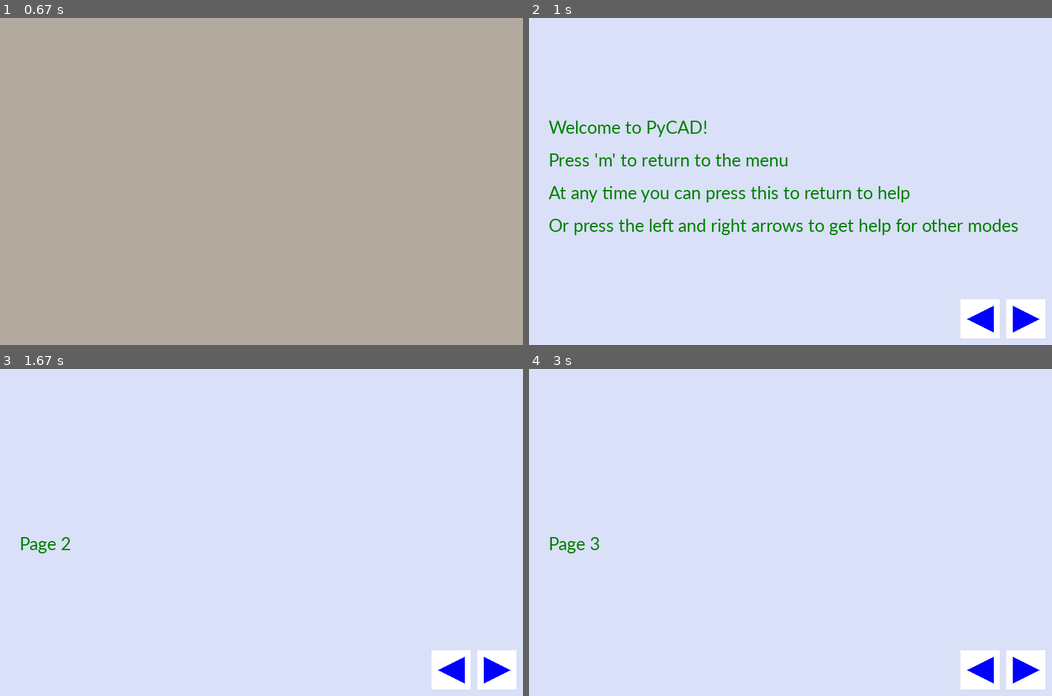
Above: before the commit, frames 1-4 (two rows, left to right).
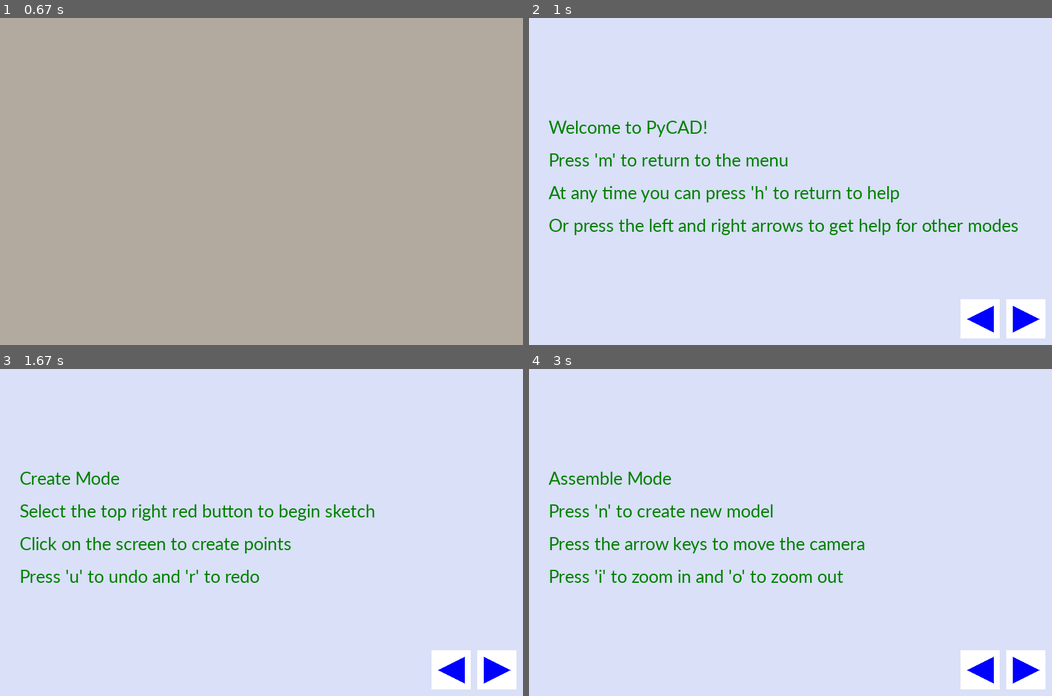
Above: after the commit, the same moments.

Repository: Jlu22/15-112-Term-Project
Game: pygame game, started from __init__.py
Two runs of this game, one before a commit and one after it. Both use one fixed random seed, a clock stepped at 60 frames per second and the inputs below.
Inputs (mouse positions are in pixels of both pictures, inside the frame that each line leads up to):
- Up to frame 1 (0.67 s): press the mouse at (355, 220) at 0.37 s; move the mouse to (334, 237) at 0.47 s; release the mouse at (313, 253) at 0.6 s
- Up to frame 2 (1 s): hold H from 0.67 s (still down); move the mouse to (628, 132) at 0.7 s
- Up to frame 3 (1.67 s): release H at 1.13 s; click (496, 669) at 1.22 s
- Up to frame 4 (3 s): hold Right 1.67-2.13 s; hold Right 2.17-2.63 s; hold Left from 2.67 s (still down)

Frame 1 is identical in both runs. In frame 2, 0.6% of the frame differs, in the area x 42-73%, y 51-57%; in frame 3, 2.6%, in the area x 3-72%, y 31-66%; in frame 4, 2.4%.

Commit message:
minor edits to menus

Diff:
--- a/AssemScreen.py
+++ b/AssemScreen.py
@@ -3,6 +3,7 @@
 
 def assemInit(self):
     self.assemList = []
+    self.assemUndo = []
 
 def assemMousePressed(self, x, y):
     pass
@@ -15,6 +16,10 @@
         self.mode = "menu"
     if keyCode == pygame.K_h:
         self.mode = "help"
+    if keyCode == pygame.K_u and len(self.assemList) > 0:
+        self.assemUndo.append(self.assemList.pop())
+    if keyCode == pygame.K_r and len(self.assemUndo) > 0:
+        self.assemList.append(self.assemUndo.pop())
 
 def assemTimerFired(self, dt):
     for model in self.assemList:
--- a/HelpScreen.py
+++ b/HelpScreen.py
@@ -20,11 +20,19 @@
 
 def helpRedrawAll(self, screen):
     self.bgColor = (217, 224, 247)
+    font = pygame.font.SysFont("calibri", 30)
 
-    page1Text1 = "Welcome to PyCAD!"
-    page1Text2 = "Press 'm' to return to the menu"
-    page1Text3 = "At any time you can press this to return to help"
-    page1Text4 ="Or press the left and right arrows to get help for other modes"
+    if self.helpScreen == 1:
+        helpPage1(self, screen, font)
+    elif self.helpScreen == 2:
+        helpPage2(self, screen, font)
+    elif self.helpScreen == 3:
+        helpPage3(self, screen, font)
+    elif self.helpScreen == 4:
+        helpPage4(self, screen, font)
+    else:
+        text = font.render("Too far!!", True, (0, 128, 0))
+        screen.blit(text, (30, 250))
 
     pygame.draw.rect(screen, (255, 255, 255), (730,430,60,60))
     pygame.draw.rect(screen, (255, 255, 255), (660,430,60,60))
@@ -32,27 +40,53 @@
                         (740,480)])
     pygame.draw.polygon(screen, (0, 0, 255), [(670, 460),(710,440),
                         (710,480)])
-    font = pygame.font.SysFont("calibri", 30)
-    if self.helpScreen == 1:
-        textP11 = font.render(page1Text1, True, (0, 128, 0))
-        textP12 = font.render(page1Text2, True, (0, 128, 0))
-        textP13 = font.render(page1Text3, True, (0, 128, 0))
-        textP14 = font.render(page1Text4, True, (0, 128, 0))
-        screen.blit(textP11, (30, 150))
-        screen.blit(textP12, (30, 200))
-        screen.blit(textP13, (30, 250))
-        screen.blit(textP14, (30, 300))
+    pygame.display.flip()
 
-    elif self.helpScreen == 2:
-        textP21 = font.render("Page 2", True, (0, 128, 0))
-        screen.blit(textP21, (30, 250))
-    elif self.helpScreen == 3:
-        textP31 = font.render("Page 3", True, (0, 128, 0))
-        screen.blit(textP31, (30, 250))
-    elif self.helpScreen == 4:
-        textP41 = font.render("Page 4", True, (0, 128, 0))
-        screen.blit(textP41, (30, 250))
-    else:
-        text = font.render("Too far!!", True, (0, 128, 0))
-        screen.blit(text, (30, 250))
-    pygame.display.flip()
+def helpPage1(self, screen, font):
+    page1Text1 = "Welcome to PyCAD!"
+    page1Text2 = "Press 'm' to return to the menu"
+    page1Text3 = "At any time you can press 'h' to return to help"
+    page1Text4 ="Or press the left and right arrows to get help for other modes"
+
+    textP11 = font.render(page1Text1, True, (0, 128, 0))
+    textP12 = font.render(page1Text2, True, (0, 128, 0))
+    textP13 = font.render(page1Text3, True, (0, 128, 0))
+    textP14 = font.render(page1Text4, True, (0, 128, 0))
+    screen.blit(textP11, (30, 150))
+    screen.blit(textP12, (30, 200))
+    screen.blit(textP13, (30, 250))
+    screen.blit(textP14, (30, 300))
+
+def helpPage2(self, screen, font):
+    page2Text1 = "Create Mode"
+    page2Text2 = "Select the top right red button to begin sketch"
+    page2Text3 = "Click on the screen to create points"
+    page2Text4 = "Press 'u' to undo and 'r' to redo"
+
+    textP21 = font.render(page2Text1, True, (0, 128, 0))
+    textP22 = font.render(page2Text2, True, (0, 128, 0))
+    textP23 = font.render(page2Text3, True, (0, 128, 0))
+    textP24 = font.render(page2Text4, True, (0, 128, 0))
+    screen.blit(textP21, (30, 150))
+    screen.blit(textP22, (30, 200))
+    screen.blit(textP23, (30, 250))
+    screen.blit(textP24, (30, 300))
+
+def helpPage3(self, screen, font):
+    page3Text1 = "Assemble Mode"
+    page3Text2 = "Press 'n' to create new model"
+    page3Text3 = "Press the arrow keys to move the camera"
+    page3Text4 = "Press 'i' to zoom in and 'o' to zoom out"
+
+    textP31 = font.render(page3Text1, True, (0, 128, 0))
+    textP32 = font.render(page3Text2, True, (0, 128, 0))
+    textP33 = font.render(page3Text3, True, (0, 128, 0))
+    textP34 = font.render(page3Text4, True, (0, 128, 0))
+    screen.blit(textP31, (30, 150))
+    screen.blit(textP32, (30, 200))
+    screen.blit(textP33, (30, 250))
+    screen.blit(textP34, (30, 300))
+
+def helpPage4(self, screen, font):
+    textP41 = font.render("Page 4", True, (0, 128, 0))
+    screen.blit(textP41, (30, 250))
--- a/ModelScreen.py
+++ b/ModelScreen.py
@@ -15,6 +15,8 @@
 
 def createKeyPressed(self, keyCode, modifier):
     if keyCode == pygame.K_m:
+        self.sketchPoints = []
+        self.sketchUndo = []
         self.mode = "menu"
     if keyCode == pygame.K_h:
         self.mode = "help"
--- a/__init__.py
+++ b/__init__.py
@@ -27,8 +27,8 @@
             helpMousePressed(self, x, y)
 
     def mouseDrag(self, x, y):
-        if self.mode == "create":
-            for model in self.modelList:
+        if self.mode == "assem":
+            for model in self.assemList:
                 model.mouseDrag(x, y)
 
     def mouseMotion(self, x, y):
